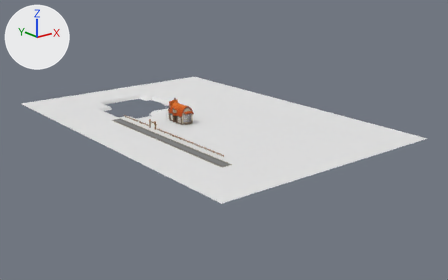
Before and after pictures for a commit that changed the OBJ model DaycareGame/assets/models/DaycareMap.obj.
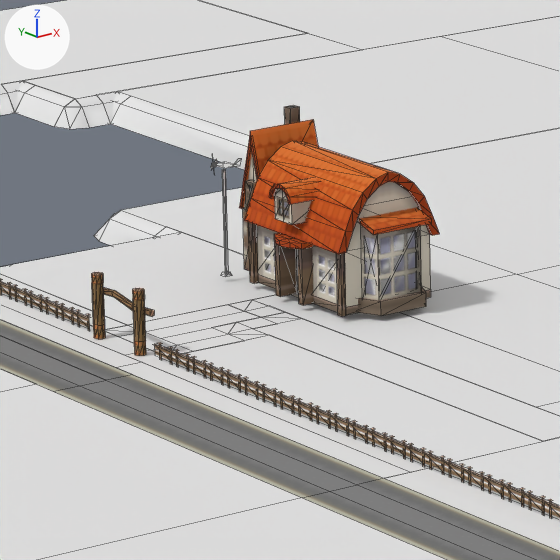
Each version is shown whole from a camera (50 mm lens) standing at (-112.9, -161.9, 44.8) and looking at (-13.2, -37.2, -5.1), then close up on the part from 31% to 47% of the width and 30% to 56% of the height. Lighting does not change. The marker at upper left points along +X, +Y and +Z. The close-ups show mesh edges as thin lines. Where no turn or scale is listed for an object, it has been applied to the vertices. Vertices at the same position are counted once.

Objects in the first close-up: 'map'.
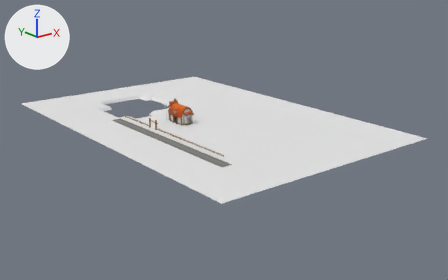
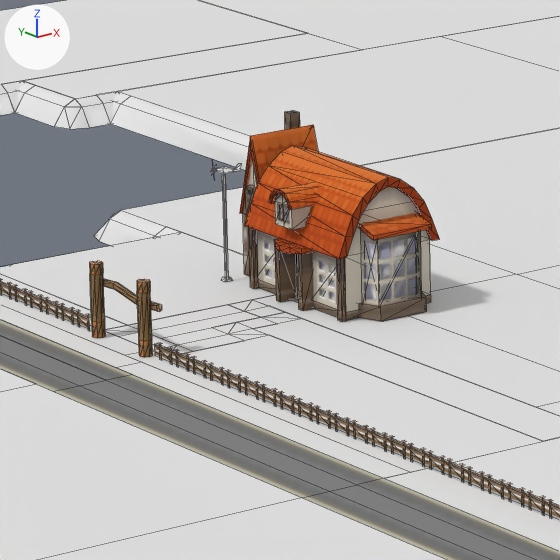
The newer file is also turned or shifted as a whole; pictures and numbers use the older file's frame.

Location of each change, [x1, y1, x2, y2] in pixels of the close-ups (560 x 560 px; the box of a moved part takes in the faces that stretch with it):
part 1 of me_map, moved or reshaped
    before: [319, 256, 335, 295]
    after: [319, 261, 335, 300]
part 2 of me_map, moved or reshaped
    before: [264, 236, 275, 273]
    after: [264, 241, 275, 278]
part 3 of me_map, moved or reshaped
    before: [364, 232, 416, 295]
    after: [364, 237, 416, 301]
part 4 of me_map, moved or reshaped
    before: [280, 201, 288, 216]
    after: [280, 206, 288, 221]
part 5 of me_map, moved or reshaped
    before: [257, 182, 431, 315]
    after: [257, 187, 431, 320]
part 6 of me_map, moved or reshaped
    before: [243, 155, 257, 271]
    after: [243, 159, 257, 276]
part 7 of me_map, moved or reshaped
    before: [336, 253, 346, 316]
    after: [337, 258, 346, 322]
part 8 of me_map, moved or reshaped
    before: [249, 222, 258, 284]
    after: [249, 227, 258, 289]
part 9 of me_map, moved or reshaped
    before: [244, 141, 439, 254]
    after: [244, 146, 439, 259]
part 10 of me_map, moved or reshaped
    before: [239, 120, 318, 209]
    after: [240, 125, 318, 214]
part 11 of me_map, moved or reshaped
    before: [245, 180, 256, 212]
    after: [245, 185, 256, 217]
part 12 of me_map, moved or reshaped
    before: [358, 286, 426, 316]
    after: [358, 291, 427, 321]
part 13 of me_map, moved or reshaped
    before: [284, 105, 300, 124]
    after: [285, 110, 300, 130]
part 14 of me_map, moved or reshaped
    before: [222, 169, 228, 272]
    after: [222, 174, 229, 277]
part 15 of me_map, moved or reshaped
    before: [234, 159, 242, 166]
    after: [234, 164, 242, 171]
part 16 of me_map, moved or reshaped
    before: [104, 288, 154, 317]
    after: [103, 279, 162, 312]
part 17 of me_map, moved or reshaped
    before: [91, 162, 431, 356]
    after: [89, 167, 431, 357]
part 18 of me_map, surface changed
    before: [222, 227, 418, 298]
    after: [221, 230, 364, 280]

The change in detail:
me_map is used by ob_map; location (0.0, 0.0, 0.0).
me_map had 1490 vertices, 1174 faces and spanned x -48.0..16.0, y -80.0..16.0, z -1.0..5.7.
me_map now has 1490 vertices, 1174 faces and spans x -48.0..16.0, y -80.0..16.0, z -1.0..5.6.
me_map part 1: the loose piece of 4 vertices spanning x -23.9, y -33.1..-31.3, z 0.2..2.5 is moved by (0.0, 0.0, -0.2).
me_map part 2: the loose piece of 4 vertices spanning x -23.9, y -29.7..-27.9, z 0.2..2.5 is moved by (0.0, 0.0, -0.2).
me_map part 3: the loose piece of 6 vertices spanning x -23.2..-21.5, y -33.7..-33.2, z 0.8..2.9 is moved by (0.0, 0.0, -0.2).
me_map part 4: the loose piece of 4 vertices spanning x -24.5, y -30.9..-30.1, z 3.0..3.9 is moved by (0.0, 0.0, -0.2).
me_map part 5: the loose piece of 28 vertices spanning x -24.1..-20.5, y -33.2..-27.8, z 0.2..4.7 is moved by (0.0, 0.0, -0.2).
me_map part 6: the loose piece of 9 vertices spanning x -23.5..-21.1, y -27.8..-26.2, z 0.2..5.1 is moved by (0.0, 0.0, -0.2).
me_map part 7: the loose piece of 8 vertices spanning x -24.2..-24.1, y -33.2..-33.0, z 0.2..2.4 is moved by (0.0, 0.0, -0.2).
me_map part 8: the loose piece of 8 vertices spanning x -24.2..-24.1, y -28.0..-27.8, z 0.2..2.4 is moved by (0.0, 0.0, -0.2).
me_map part 9: the loose piece of 44 vertices spanning x -24.4..-20.2, y -33.3..-27.7, z 2.4..4.9 is moved by (0.0, 0.0, -0.2).
me_map part 10: the loose piece of 12 vertices spanning x -23.6..-21.0, y -27.8..-26.2, z 2.4..5.3 is moved by (0.0, 0.0, -0.2).
me_map part 11: the loose piece of 8 vertices spanning x -23.7..-23.0, y -27.2..-26.8, z 2.4..3.5 is moved by (0.0, 0.0, -0.2).
me_map part 12: the loose piece of 8 vertices spanning x -23.6..-20.9, y -34.0..-33.0, z 0.2..0.7 is moved by (0.0, 0.0, -0.2).
me_map part 13: the loose piece of 8 vertices spanning x -21.7..-21.3, y -26.7..-26.3, z 2.4..5.7 is moved by (0.0, 0.0, -0.2).
me_map part 14: the loose piece of 8 vertices spanning x -24.4..-24.3, y -26.5, z 0.3..4.0 is moved by (0.0, 0.0, -0.2).
me_map part 15: the loose piece of 4 vertices spanning x -24.2..-23.9, y -27.0..-26.7, z 4.1..4.4 is moved by (0.0, 0.0, -0.2).
me_map part 16: the loose piece of 24 vertices spanning x -31.4..-31.3, y -32.7..-29.2, z 1.3..1.7 is scaled about its middle by 1.15, then moved by (0.1, 0.0, 0.2).
me_map part 17: 26 vertices moved from x -31.4..-21.1, y -33.8..-26.4, z 0.0..4.3 to x -31.4..-21.1, y -33.8..-26.4, z 0.0..4.1; 124 vertices removed from x -31.8..-21.1, y -34.0..-26.2, z 0.0..4.3; 124 vertices added at x -31.7..-21.1, y -34.0..-26.2, z 0.0..4.2.
me_map part 18: 4 kept faces spanning x -24.8..-21.1, y -33.8..-26.4, z 0.0..3.8 get new texture (UV) coordinates.
